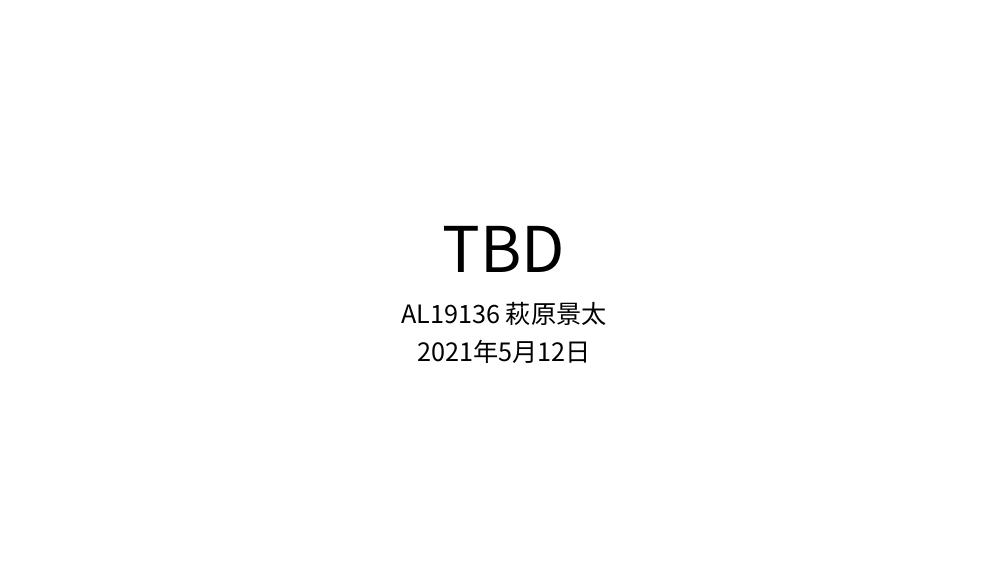
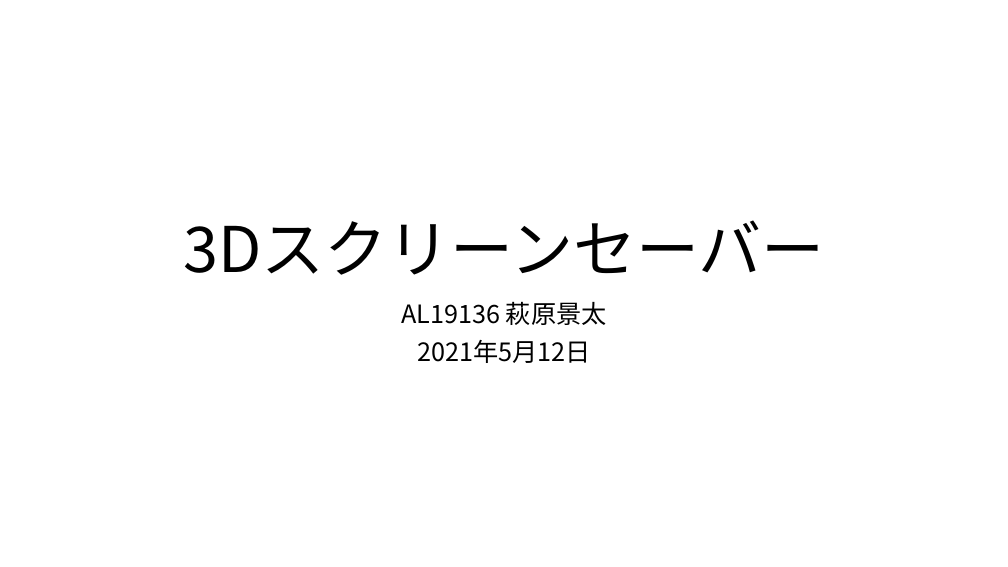
Before and after one commit to Rashoru-Infinity/advanced_1a_screen_saver, a slide deck: slide 1 of presentation.pptx. Drawn at 1008x567 pixels with LibreOffice and Linux fonts; fonts in the diff are those of the drawing. Boxes give left, top, right and bottom in pixels: in the first picture for what was removed or moved away, otherwise in the second. Text is boxed around its words. In the diff, an @@ line names an element or a change of style, - is before the commit and + after.

```diff
--- a/presentation.pptx
+++ b/presentation.pptx
@@ title at bbox=[183, 220, 825, 275]: text changed @@
-TBD
+3Dスクリーンセーバー
```
Also in this commit, not shown: 1 other slide changed.
